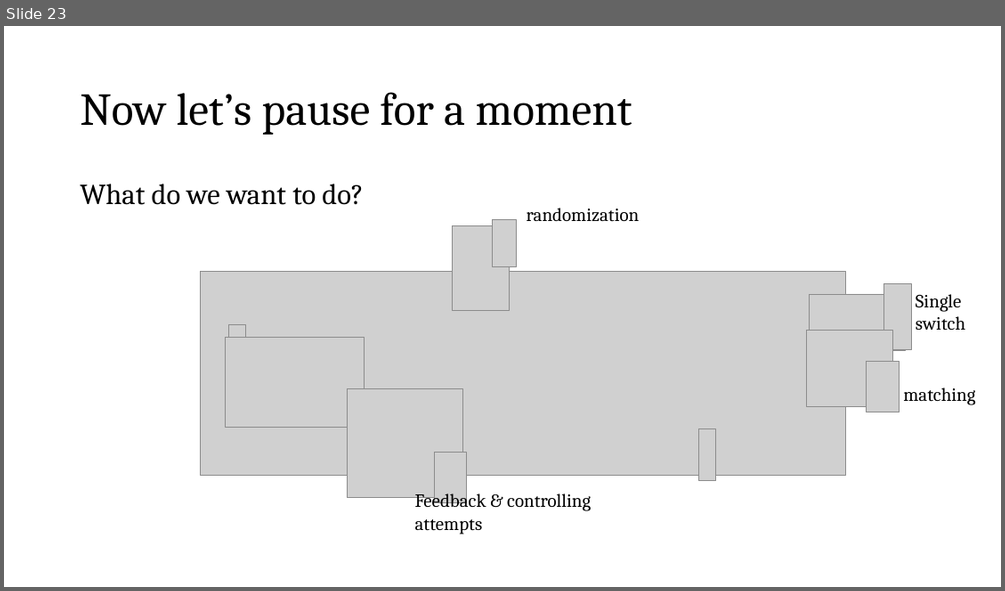
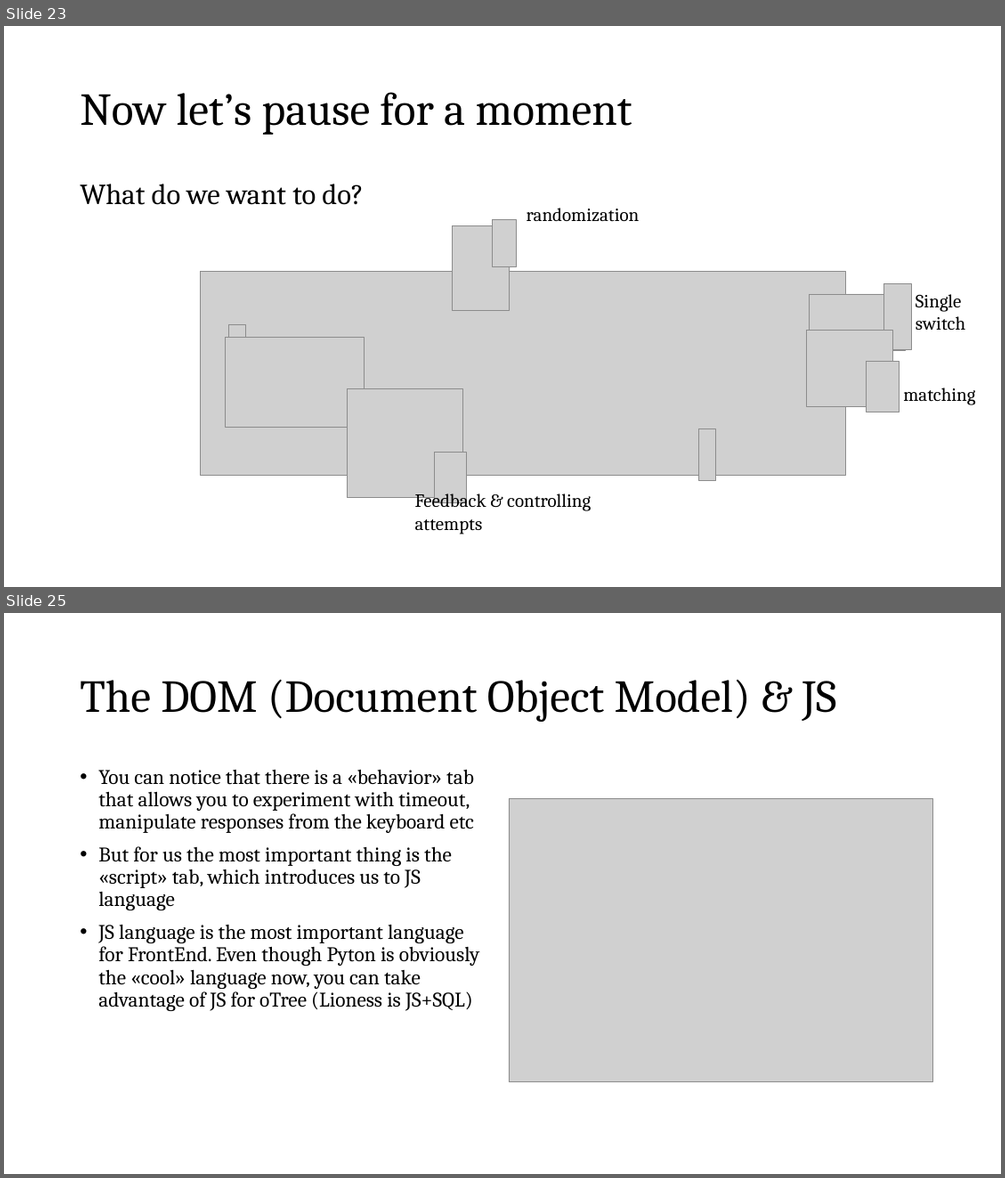
Before and after one commit to fbogliacino/labjsCourse, a slide deck: slides/Slides Labjs.pptx. Shown one above the other, each under a label of ours: slide 23 before the commit, slides 23 and 25 after it; the slides between them are not shown. The pictures are 1005x591 and 1005x1178 pixels, drawn with LibreOffice and Linux fonts; fonts in the diff are those of the drawing; grey boxes stand for pictures. Boxes give left, top, right and bottom in pixels: in the first picture for what was removed or moved away, otherwise in the second. Text is boxed around its words. In the diff, an @@ line names an element or a change of style, - is before the commit and + after.

```diff
--- a/slides/Slides Labjs.pptx
+++ b/slides/Slides Labjs.pptx
@@ slide 25 added at box(4, 613, 1001, 1174), background #FFFFFF @@
@@ title added at box(80, 679, 837, 722), 44 pt, text #000000 @@
+The DOM (Document Object Model) & JS
@@ text added at box(98, 769, 480, 1011), 20 pt, text #000000 @@
+• You can notice that there is a «behavior» tab that allows you to experiment with timeout, manipulate responses from the keyboard etc
+• But for us the most important thing is the «script» tab, which introduces us to JS language
+• JS language is the most important language for FrontEnd. Even though Pyton is obviously the «cool» language now, you can take advantage of JS for oTree (Lioness is JS+SQL)
@@ picture added at box(509, 798, 933, 1083) @@
```
Also in this commit, not shown: 4 slides changed, 20 other slides added.
